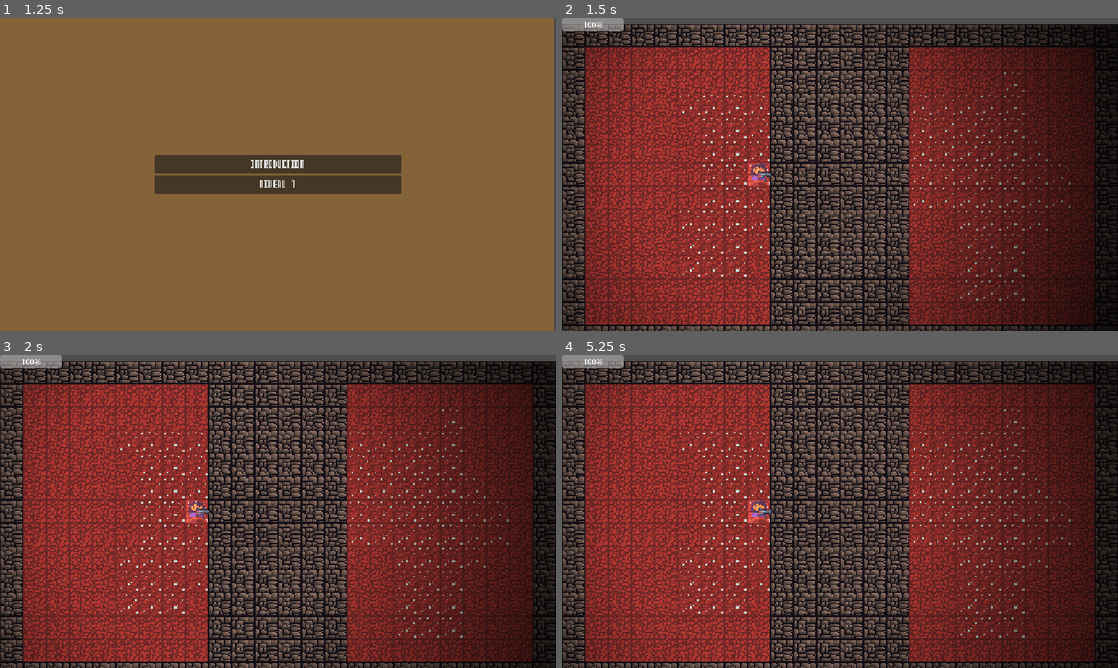
Above: before the commit, frames 1-4 (two rows, left to right).
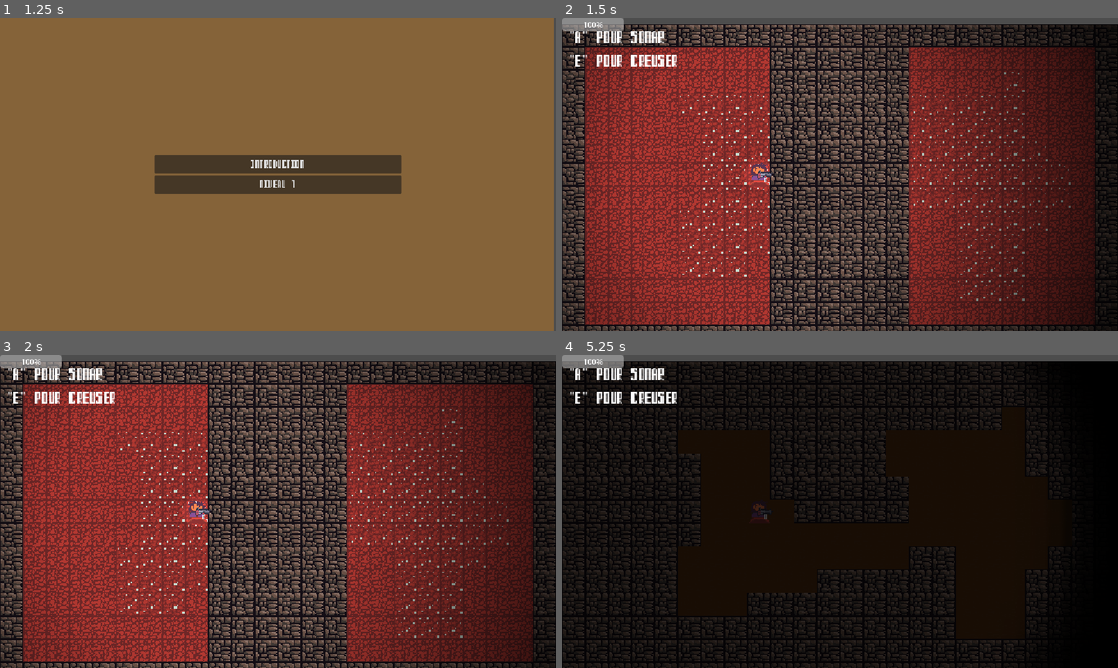
Above: after the commit, the same moments.

Repository: PandaMaki/game-jam-baudo
Game: Godot game, scene res://scenes/UI/main.tscn
Two runs of this game, one before a commit and one after it. Both use one fixed random seed, a clock stepped at 60 frames per second and the inputs below. The engine's default icon, where the game draws it, is replaced by a stand-in: a white triangle on a blue panel in a dark square.
Inputs (mouse positions are in pixels of both pictures, inside the frame that each line leads up to):
- Up to frame 1 (1.25 s): click "START" at 0.5 s
- Up to frame 2 (1.5 s): click "Niveau 1" at 1.25 s
- Up to frame 3 (2 s): no input
- Up to frame 4 (5.25 s): tap Enter (ui_accept) at 2, 2.27, 3.02, 4.52 s; move the mouse to (962, 495) at 2.02 s; hold D (right) 2.03-3.53 s; tap Q (sonar, bound only after the commit) at 2.1, 3.05, 3.8, 4.35, 5.1 s; move the mouse to (728, 527) at 2.77 s; tap E (dig) at 2.85 s; move the mouse to (895, 442) at 3.52 s; hold A (left) 3.53-4.28 s; tap Space (shoot) at 3.6 s; move the mouse to (812, 574) at 4.27 s; hold D (right) from 4.28 s (still down); move the mouse to (1006, 558) at 5.02 s

Frame 1 is identical in both runs. In frame 2, 0.9% of the frame differs, in the area x 1-38%, y 4-55%; in frame 3, 0.9%; in frame 4, 82%, in the area x 0-100%, y 2-100%.

Commit message:
creation arcade avec sonar

Diff:
--- a/levels/level_prototype2/prototype_meca_sous_terre.gd
+++ b/levels/level_prototype2/prototype_meca_sous_terre.gd
@@ -3,11 +3,14 @@
 var sous_terre : bool = false
 var can_dig : bool = false
 var under_rock : bool = false
+var point_sonar = 2
 
 @onready var player: player = $Player
 @onready var point_light_2d: PointLight2D = $Player/PointLight2D
 @onready var carte_vue_sous_terre: TileMapLayer = $VueSousTerre
 @onready var carte_vue_sur_terre: TileMapLayer = $VueSurTerre
+@onready var sonar_light: PointLight2D = $Player/PointLight2D2
+@onready var sonar_restant: Label = $Player/SonarRestant
 
 
 
@@ -37,6 +40,11 @@
 			point_light_2d.visible = false
 			carte_vue_sur_terre.visible = false
 			carte_vue_sous_terre.visible = true
+	if Input.is_action_just_pressed("sonar"):
+		if point_sonar > 0 :
+			sonar_zone_activation()
+			point_sonar -= 1
+	sonar_restant.text = str(point_sonar)
 
 
 func _on_zone_dig_body_entered(body: Node2D) -> void:
@@ -56,3 +64,9 @@
 	if body.is_in_group("player"):
 		under_rock = false
 		print("not under rock")
+func sonar_zone_activation():
+	for i in range(10):
+		sonar_light.texture_scale += 1
+		await get_tree().create_timer(0.2).timeout
+	if sonar_light.texture_scale == 11 :
+		sonar_light.texture_scale = 1
--- a/levels/level_prototype2/prototype_meca_sous_terre.tscn
+++ b/levels/level_prototype2/prototype_meca_sous_terre.tscn
@@ -5,7 +5,8 @@
 [ext_resource type="PackedScene" uid="uid://djy6kmhwv3xfe" path="res://scenes/player/player.tscn" id="1_kvygp"]
 [ext_resource type="Texture2D" uid="uid://6sxj7he77xcp" path="res://assets/tiles/ground/Sols_terre.png" id="2_fma63"]
 [ext_resource type="Texture2D" uid="uid://bns70jfpj5dgj" path="res://assets/tiles/ground/New Piskel (3).png" id="3_sipie"]
-[ext_resource type="Texture2D" uid="uid://b6tbwa2e218on" path="res://assets/tiles/prototype/Tileset_prototype.png" id="6_sipie"]
+[ext_resource type="Texture2D" uid="uid://ntba4hmckg0n" path="res://assets/tiles/prototype/cb898387802c61c84ea79ace1446da1e.png" id="6_sipie"]
+[ext_resource type="FontFile" uid="uid://buq4j6ecnp07l" path="res://assets/fonts/Computer Speak v0.3.ttf" id="7_8tloh"]
 
 [sub_resource type="TileSetAtlasSource" id="TileSetAtlasSource_fma63"]
 texture = ExtResource("1_0e1g6")
@@ -113,6 +114,10 @@
 [sub_resource type="RectangleShape2D" id="RectangleShape2D_3gngh"]
 size = Vector2(192, 448)
 
+[sub_resource type="LabelSettings" id="LabelSettings_yf5fn"]
+font = ExtResource("7_8tloh")
+shadow_size = 0
+
 [node name="Prototype_meca_sous_terre" type="Node2D" unique_id=2004949245]
 script = ExtResource("1_fma63")
 
@@ -129,16 +134,28 @@
 scale = Vector2(0.5, 0.5)
 
 [node name="PointLight2D2" type="PointLight2D" parent="Player" unique_id=792703802]
+color = Color(0.40069774, 0.40069774, 0.40069768, 1)
+energy = 0.75
 texture = ExtResource("6_sipie")
+
+[node name="SonarRestant" type="Label" parent="Player" unique_id=1337574825]
+offset_right = 40.0
+offset_bottom = 49.0
+theme_override_fonts/font = ExtResource("7_8tloh")
+text = "1
+"
+horizontal_alignment = 1
 
 [node name="DirectionalLight2D" type="DirectionalLight2D" parent="." unique_id=480924285]
 visible = false
+light_mask = 4
+visibility_layer = 4
 
 [node name="ZoneDig" type="Area2D" parent="." unique_id=1367696575]
 position = Vector2(-16, -16)
 
 [node name="CollisionShape2D" type="CollisionShape2D" parent="ZoneDig" unique_id=2064498312]
-position = Vector2(-32, 0)
+position = Vector2(-30, 0)
 shape = SubResource("RectangleShape2D_g4v7s")
 
 [node name="CollisionShape2D2" type="CollisionShape2D" parent="ZoneDig" unique_id=1137801309]
@@ -178,6 +195,21 @@
 position = Vector2(112, 16)
 shape = SubResource("RectangleShape2D_3gngh")
 
+[node name="CanvasLayer" type="CanvasLayer" parent="." unique_id=1544240252]
+follow_viewport_enabled = true
+
+[node name="Label" type="Label" parent="CanvasLayer" unique_id=1212343860]
+light_mask = 4
+visibility_layer = 4
+offset_left = -279.0
+offset_top = -220.0
+offset_right = -127.0
+offset_bottom = -157.0
+text = "\"A\" pour sonar
+\"E\" pour creuser"
+label_settings = SubResource("LabelSettings_yf5fn")
+metadata/_edit_use_anchors_ = true
+
 [connection signal="body_entered" from="ZoneDig" to="." method="_on_zone_dig_body_entered"]
 [connection signal="body_exited" from="ZoneDig" to="." method="_on_zone_dig_body_exited"]
 [connection signal="body_entered" from="ZonePierre" to="." method="_on_zone_pierre_body_entered"]
--- a/project.godot
+++ b/project.godot
@@ -70,7 +70,11 @@
 dig={
 "deadzone": 0.2,
 "events": [Object(InputEventKey,"resource_local_to_scene":false,"resource_name":"","device":-1,"window_id":0,"alt_press …(192 unchanged characters)…
-, Object(InputEventKey,"resource_local_to_scene":false,"resource_name":"","device":-1,"window_id":0,"alt_pressed":false,"shift_pressed":false,"ctrl_pressed":false,"meta_pressed":false,"pressed":false,"keycode":0,"physical_keycode":32,"key_label":0,"unicode":32,"location":0,"echo":false,"script":null)
+]
+}
+sonar={
+"deadzone": 0.2,
+"events": [Object(InputEventKey,"resource_local_to_scene":false,"resource_name":"","device":-1,"window_id":0,"alt_pressed":false,"shift_pressed":false,"ctrl_pressed":false,"meta_pressed":false,"pressed":false,"keycode":0,"physical_keycode":81,"key_label":0,"unicode":97,"location":0,"echo":false,"script":null)
 ]
 }
 
Binary file added: assets/tiles/prototype/cb898387802c61c84ea79ace1446da1e.png
Not shown, added: assets/tiles/prototype/cb898387802c61c84ea79ace1446da1e.png.import
